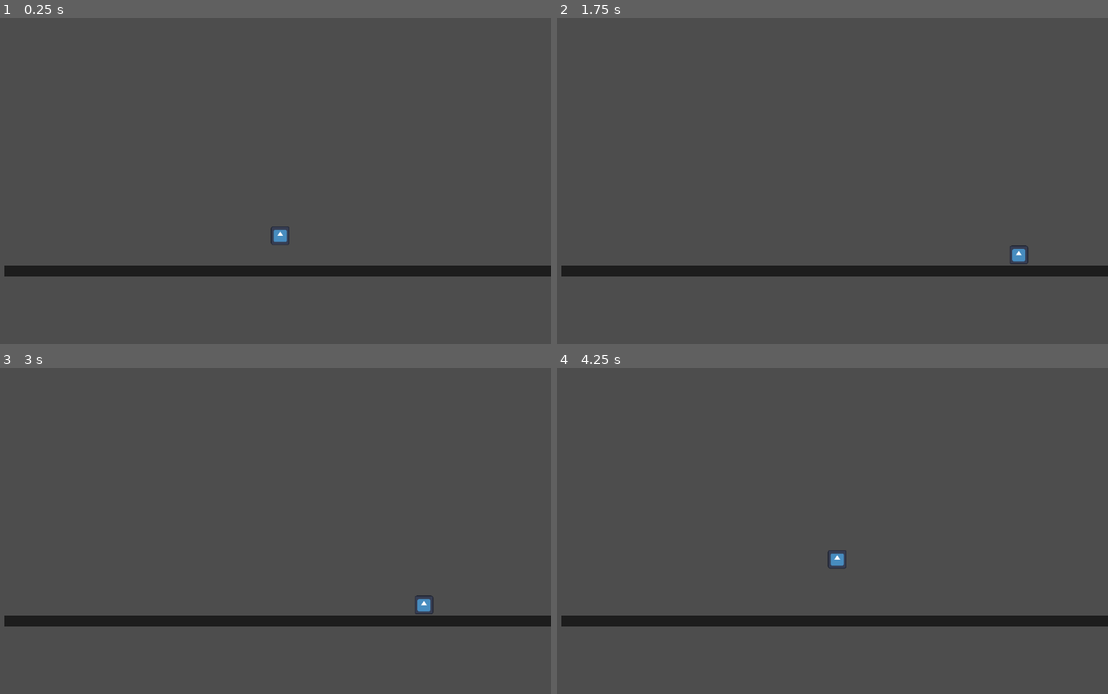
Above: before the commit, frames 1-4 (two rows, left to right).
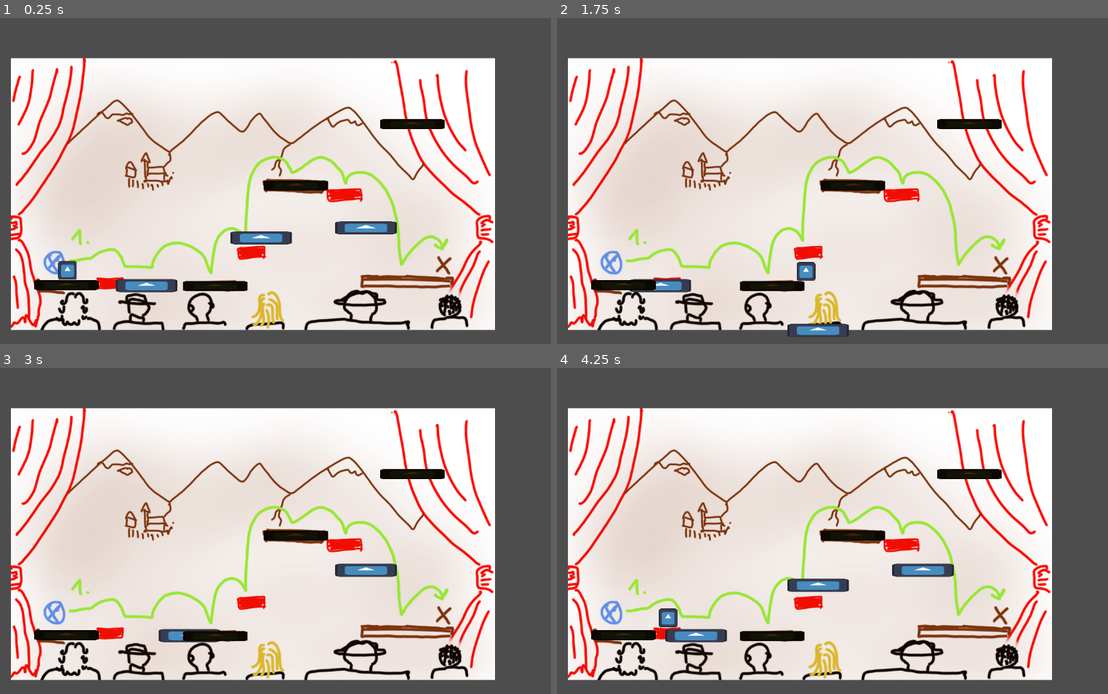
Above: after the commit, the same moments.

Repository: danigeri/Brackeys-Game-Jam
Game: Godot game, scene res://GameLoop/game_loop.tscn
Two runs of this game, one before a commit and one after it. Both use one fixed random seed, a clock stepped at 60 frames per second and the inputs below. The engine's default icon, where the game draws it, is replaced by a stand-in: a white triangle on a blue panel in a dark square.
Inputs (mouse positions are in pixels of both pictures, inside the frame that each line leads up to):
- Up to frame 1 (0.25 s): no input
- Up to frame 2 (1.75 s): move the mouse to (942, 164) at 0.52 s; press the mouse at (942, 164) at 0.53 s; hold Right (right) from 0.53 s (still down); tap Up (up) at 0.77, 0.8, 1.07, 1.35, 1.52 s; move the mouse to (700, 197) at 1.27 s; release the mouse at (700, 197) at 1.28 s; click (700, 197) at 1.55 s
- Up to frame 3 (3 s): tap Up (up) at 1.82, 2.3 s; move the mouse to (319, 459) at 2.02 s; release Right (right) at 2.03 s; press the mouse at (319, 459) at 2.03 s; hold Left (left) 2.03-2.78 s; move the mouse to (231, 596) at 2.77 s; release the mouse at (231, 596) at 2.78 s; hold Right (right) from 2.78 s (still down); click (231, 596) at 2.85 s
- Up to frame 4 (4.25 s): keep holding Right (right); tap Up (up) at 3.02, 3.32, 3.6, 3.77, 4.07 s; move the mouse to (992, 579) at 3.52 s; tap R (restart) at 4.15 s

The runs differ from the first frame. In frame 1, 73% of the frame differs, in the area x 0-100%, y 12-96%; in frame 2, 73%, in the area x 0-100%, y 12-98%; in frame 3, 73%; in frame 4, 73%.

Commit message:
add platforms to gameloop

Diff:
--- a/GameLoop/game_loop.gd
+++ b/GameLoop/game_loop.gd
@@ -2,4 +2,5 @@
 
 
 func _ready() -> void:
-	MusicPlayer.start_music()
+	#MusicPlayer.start_music()
+	pass
--- a/GameLoop/game_loop.tscn
+++ b/GameLoop/game_loop.tscn
@@ -4,8 +4,10 @@
 [ext_resource type="Script" uid="uid://co2jxcbqxd52u" path="res://UI/ui.gd" id="2_ksmgf"]
 [ext_resource type="PackedScene" uid="uid://inxv7ghoaf62" path="res://UI/Menus/PauseMenu/pause_menu.tscn" id="2_u3r3m"]
 [ext_resource type="PackedScene" uid="uid://c55vl17w7kkn0" path="res://UI/Menus/SettingsMenu/settings_menu.tscn" id="4_x7b5a"]
+[ext_resource type="Texture2D" uid="uid://c8rqsnlp6kb8m" path="res://assets/elso_run.png" id="5_dkj16"]
 [ext_resource type="PackedScene" uid="uid://3ibhlt1dyusg" path="res://GameLoop/player.tscn" id="5_t2325"]
-[ext_resource type="PackedScene" uid="uid://dsqrnlt3pcjme" path="res://GameLoop/platform.tscn" id="6_3r4fm"]
+[ext_resource type="PackedScene" uid="uid://cmvu72hfj0uu4" path="res://scenes/poc/platform/platform.tscn" id="6_yq2g3"]
+[ext_resource type="PackedScene" path="res://scenes/poc/ground.tscn" id="7_h6koa"]
 
 [node name="GameLoop" type="Node2D" unique_id=1058436466]
 script = ExtResource("1_7f3si")
@@ -19,11 +21,43 @@
 [node name="SettingsMenu" parent="UI" unique_id=361400704 instance=ExtResource("4_x7b5a")]
 visible = false
 
+[node name="ElsoRun" type="Sprite2D" parent="." unique_id=1356655335]
+position = Vector2(561, 350)
+scale = Vector2(0.5, 0.5)
+texture = ExtResource("5_dkj16")
+
+[node name="Platform" parent="." unique_id=466164217 instance=ExtResource("6_yq2g3")]
+position = Vector2(335, 532)
+dir = "x"
+distance = 100
+duration = 1
+
+[node name="Platform2" parent="." unique_id=1856394765 instance=ExtResource("6_yq2g3")]
+position = Vector2(577, 432)
+dir = "y"
+distance = 300
+duration = 3
+
+[node name="Platform3" parent="." unique_id=1323980428 instance=ExtResource("6_yq2g3")]
+position = Vector2(785, 402)
+dir = "y"
+distance = 400
+duration = 2
+
+[node name="Ground" parent="." unique_id=842944472 instance=ExtResource("7_h6koa")]
+position = Vector2(191, 531)
+
+[node name="Ground2" parent="." unique_id=1776685674 instance=ExtResource("7_h6koa")]
+position = Vector2(486, 533)
+
+[node name="Ground3" parent="." unique_id=25719745 instance=ExtResource("7_h6koa")]
+position = Vector2(646, 333)
+
+[node name="Ground4" parent="." unique_id=2020542942 instance=ExtResource("7_h6koa")]
+position = Vector2(877, 211)
+
 [node name="Player" parent="." unique_id=1510985192 instance=ExtResource("5_t2325")]
-position = Vector2(614, 403)
-
-[node name="Platform" parent="." unique_id=1490003990 instance=ExtResource("6_3r4fm")]
-position = Vector2(65, 490)
+position = Vector2(192, 487)
 
 [connection signal="credits_menu_requested" from="UI/PauseMenu" to="UI" method="_on_pause_menu_credits_menu_requested"]
 [connection signal="settings_menu_requested" from="UI/PauseMenu" to="UI" method="_on_pause_menu_settings_menu_requested"]
--- a/GameLoop/platform.tscn
+++ /dev/null
@@ -1,17 +0,0 @@
-[gd_scene format=3 uid="uid://dsqrnlt3pcjme"]
-
-[sub_resource type="RectangleShape2D" id="RectangleShape2D_t2325"]
-size = Vector2(1148, 22)
-
-[node name="Platform" type="StaticBody2D" unique_id=1490003990]
-
-[node name="CollisionShape2D" type="CollisionShape2D" parent="." unique_id=630316397]
-position = Vector2(574, 11)
-shape = SubResource("RectangleShape2D_t2325")
-
-[node name="ColorRect" type="ColorRect" parent="." unique_id=759252289]
-offset_left = 3.0
-offset_top = 2.0
-offset_right = 1158.0
-offset_bottom = 24.0
-color = Color(0.1148968, 0.11489681, 0.1148968, 1)
--- a/GameLoop/player.gd
+++ b/GameLoop/player.gd
@@ -70,6 +70,7 @@
 
 	if Input.is_action_just_pressed("restart"):
 		restart_pressed_timi = Time.get_ticks_usec()
+		GameEvents.ghost_mode_on.emit(true)
 		is_ghost_mode = true
 		position = starting_position
 		record_index = 0
--- a/Globals/game_events.gd
+++ b/Globals/game_events.gd
@@ -2,3 +2,4 @@
 
 @warning_ignore("unused_signal")
 signal menu_back_pressed
+signal ghost_mode_on(value: bool)
--- a/Globals/globals.gd
+++ b/Globals/globals.gd
@@ -1,4 +1,3 @@
 extends Node
 
 var is_ghost_mode = false
-var ghost_json_path = "res://scenes/poc/ghosts/%s.json"
--- a/scenes/poc/game.tscn
+++ /dev/null
@@ -1,57 +0,0 @@
-[gd_scene format=3 uid="uid://cclcp1t4nwboy"]
-
-[ext_resource type="Script" uid="uid://4bhvbqg5pox5" path="res://scenes/poc/game.gd" id="1_drob2"]
-[ext_resource type="Texture2D" uid="uid://c8rqsnlp6kb8m" path="res://assets/elso_run.png" id="2_drob2"]
-[ext_resource type="PackedScene" uid="uid://312ea2svlfo8" path="res://scenes/poc/player/Player.tscn" id="2_lnu2h"]
-[ext_resource type="PackedScene" uid="uid://c7xrocq7m8k0u" path="res://scenes/poc/ground.tscn" id="4_iywne"]
-[ext_resource type="PackedScene" uid="uid://cmvu72hfj0uu4" path="res://scenes/poc/platform/platform.tscn" id="4_lbhrr"]
-
-[node name="Game" type="Node2D" unique_id=466307901]
-script = ExtResource("1_drob2")
-
-[node name="Background" type="Sprite2D" parent="." unique_id=1662051264]
-position = Vector2(594, 331)
-texture = ExtResource("2_drob2")
-
-[node name="Player" parent="." unique_id=570288010 instance=ExtResource("2_lnu2h")]
-position = Vector2(-260, 631)
-
-[node name="Camera2D" type="Camera2D" parent="Player" unique_id=1246364083]
-
-[node name="Ground" parent="." unique_id=1363101588 instance=ExtResource("4_iywne")]
-position = Vector2(-173, 686)
-scale = Vector2(2.247272, 1)
-
-[node name="Ground2" parent="." unique_id=211670380 instance=ExtResource("4_iywne")]
-position = Vector2(446, 698)
-scale = Vector2(2.247272, 1)
-
-[node name="Ground3" parent="." unique_id=842944472 instance=ExtResource("4_iywne")]
-position = Vector2(760, 293)
-scale = Vector2(2.247272, 1)
-
-[node name="Ground4" parent="." unique_id=1668007892 instance=ExtResource("4_iywne")]
-position = Vector2(1310, -28)
-scale = Vector2(2.247272, 1)
-
-[node name="GhostCamera" type="Camera2D" parent="." unique_id=882004435]
-position = Vector2(636, 353)
-zoom = Vector2(0.5, 0.5)
-
-[node name="PlatformX" parent="." unique_id=466164217 instance=ExtResource("4_lbhrr")]
-position = Vector2(157, 690)
-dir = "x"
-distance = 100
-duration = 3
-
-[node name="PlatformY2" parent="." unique_id=1413347173 instance=ExtResource("4_lbhrr")]
-position = Vector2(586, 464)
-dir = "y"
-distance = 150
-duration = 3
-
-[node name="PlatformY" parent="." unique_id=513990902 instance=ExtResource("4_lbhrr")]
-position = Vector2(1039, 136)
-dir = "y"
-distance = 100
-duration = 1
--- a/scenes/poc/platform/platform.gd
+++ b/scenes/poc/platform/platform.gd
@@ -2,39 +2,47 @@
 
 var move = false
 var enter = false
+var tween: Tween
+var start_x:float
+var start_y:float
 @export var dir: String;
 @export var distance: int
 @export var duration: int
 
 func _ready() -> void:
-	if !Globals.is_ghost_mode:
-		var start_x = position.x
-		var start_y = position.y
+	GameEvents.ghost_mode_on.connect(ghost_mode_on)
+	start_x = position.x
+	start_y = position.y
 
-		if dir == "x":
-			var tween = create_tween()
-			tween.set_loops()
-			tween.set_process_mode(Tween.TWEEN_PROCESS_PHYSICS)
+	if dir == "x":
+		tween = create_tween()
+		tween.set_loops()
+		tween.set_process_mode(Tween.TWEEN_PROCESS_PHYSICS)
 
-			tween.tween_property(self, "position:x", start_x + distance, duration)\
-				.set_trans(Tween.TRANS_SINE)\
-				.set_ease(Tween.EASE_IN_OUT)
+		tween.tween_property(self, "position:x", start_x + distance, duration)\
+			.set_trans(Tween.TRANS_SINE)\
+			.set_ease(Tween.EASE_IN_OUT)
 
-			tween.tween_property(self, "position:x", start_x - distance, duration)\
-				.set_trans(Tween.TRANS_SINE)\
-				.set_ease(Tween.EASE_IN_OUT)
-		if dir == "y":
-			var tween = create_tween()
-			tween.set_loops()
-			tween.set_process_mode(Tween.TWEEN_PROCESS_PHYSICS)
+		tween.tween_property(self, "position:x", start_x - distance, duration)\
+			.set_trans(Tween.TRANS_SINE)\
+			.set_ease(Tween.EASE_IN_OUT)
+	if dir == "y":
+		tween = create_tween()
+		tween.set_loops()
+		tween.set_process_mode(Tween.TWEEN_PROCESS_PHYSICS)
 
-			tween.tween_property(self, "position:y", start_y + distance, duration)\
-				.set_trans(Tween.TRANS_SINE)\
-				.set_ease(Tween.EASE_IN_OUT)
+		tween.tween_property(self, "position:y", start_y + distance, duration)\
+			.set_trans(Tween.TRANS_SINE)\
+			.set_ease(Tween.EASE_IN_OUT)
 
-			tween.tween_property(self, "position:y", start_y - distance, duration)\
-				.set_trans(Tween.TRANS_SINE)\
-				.set_ease(Tween.EASE_IN_OUT)
+		tween.tween_property(self, "position:y", start_y - distance, duration)\
+			.set_trans(Tween.TRANS_SINE)\
+			.set_ease(Tween.EASE_IN_OUT)
+
+func ghost_mode_on(value) ->void:
+		position.x = start_x
+		position.y = start_y
+		tween.kill()
 
 
 # Called every frame. 'delta' is the elapsed time since the previous frame.
--- a/scenes/poc/platform/platform_lift.tscn
+++ /dev/null
@@ -1,68 +0,0 @@
-[gd_scene format=3 uid="uid://bpb1lm5htnd7y"]
-
-[ext_resource type="Texture2D" uid="uid://bpk8mwrd5w4tv" path="res://icon.svg" id="2_j2r5q"]
-
-[sub_resource type="GDScript" id="GDScript_vbd6g"]
-script/source = "extends Node2D
-
-var move = false
-var enter = false
-@onready var animation_player: AnimationPlayer = $AnimationPlayer
-@onready var platform_lift: Node2D = $\".\"
-
-# Called when the node enters the scene tree for the first time.
-
-func start_moving():
-	animation_player.play(\"lift\")
-
-func _physics_process(_delta: float):
-	var mouse_pos = get_global_mouse_position()
-	if move:
-		position.y = mouse_pos.y
-
-	if Input.is_action_pressed(\"click\") and enter:
-		move = true
-	else:
-		move = false
-		move_visual_up_and_down()
-
-
-func move_visual_up_and_down():
-	var tween = create_tween()
-	tween.tween_property(platform_lift, \"position:y\", -50, 1)
-	tween.tween_property(platform_lift, \"position:y\", 50, 1)
-
-func _on_area_2d_mouse_entered() -> void:
-	enter = true
-
-
-func _on_area_2d_mouse_exited() -> void:
-	if !move:
-		enter = false
-"
-
-[sub_resource type="RectangleShape2D" id="RectangleShape2D_kqjde"]
-size = Vector2(122, 124)
-
-[sub_resource type="RectangleShape2D" id="RectangleShape2D_v4ir0"]
-size = Vector2(124, 124)
-
-[node name="PlatformLift" type="Node2D" unique_id=1322603843]
-position = Vector2(500, 500)
-script = SubResource("GDScript_vbd6g")
-
-[node name="CharacterBody2D" type="CharacterBody2D" parent="." unique_id=963491391]
-
-[node name="CollisionShape2D" type="CollisionShape2D" parent="CharacterBody2D" unique_id=408329222]
-shape = SubResource("RectangleShape2D_kqjde")
-
-[node name="Sprite2D" type="Sprite2D" parent="." unique_id=1160037438]
-texture = ExtResource("2_j2r5q")
-
-[node name="Area2D" type="Area2D" parent="." unique_id=1358616303]
-
-[node name="CollisionShape2D" type="CollisionShape2D" parent="Area2D" unique_id=808516081]
-shape = SubResource("RectangleShape2D_v4ir0")
-
-[connection signal="mouse_entered" from="Area2D" to="." method="_on_area_2d_mouse_entered"]
-[connection signal="mouse_exited" from="Area2D" to="." method="_on_area_2d_mouse_exited"]
Binary file removed: assets/Windows-XP-Bliss-Wallpaper-4K-696x464.jpg
Not shown, removed: assets/Windows-XP-Bliss-Wallpaper-4K-696x464.jpg.import
Not shown, added: scenes/poc/platform/platform.gd.uid
